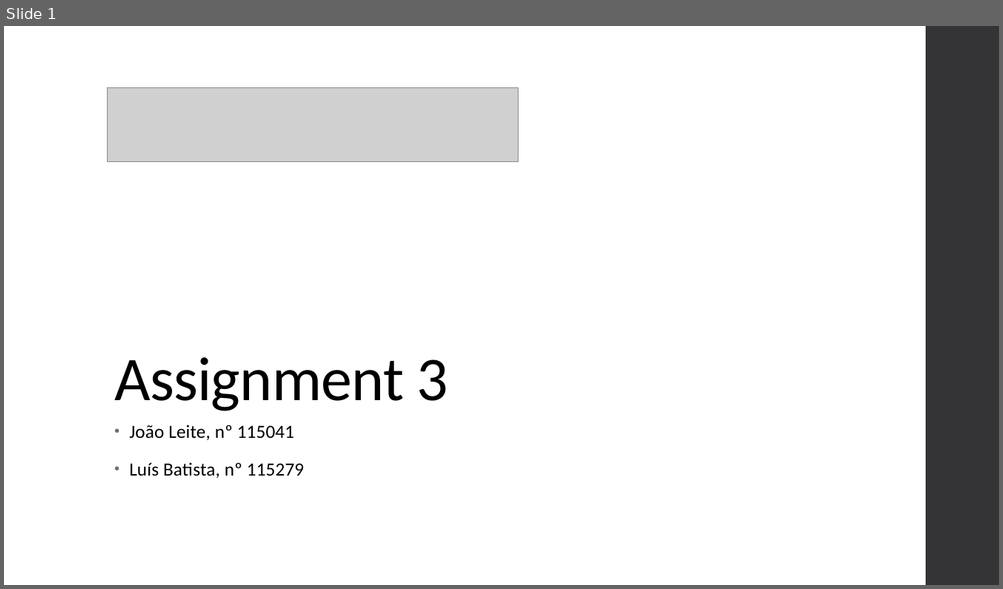
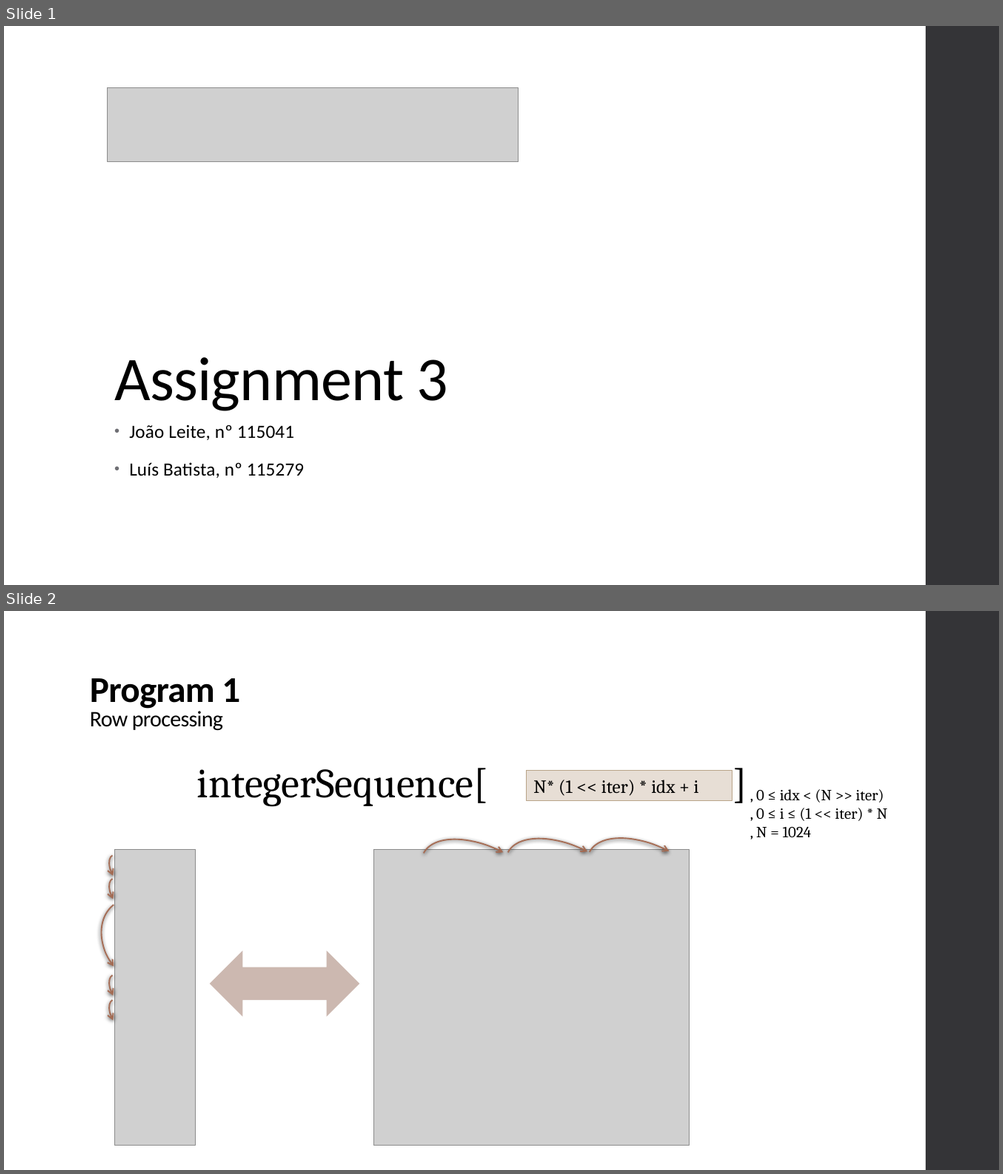
Before and after one commit to xL1fer/CLE_2022_2023, a slide deck: CLE3_T3G5/present.pptx. Shown one above the other, each under a label of ours: slide 1 before the commit, slides 1 and 2 after it. The pictures are 1003x589 and 1003x1174 pixels, drawn with LibreOffice and Linux fonts; fonts in the diff are those of the drawing; grey boxes stand for pictures. Boxes give left, top, right and bottom in pixels: in the first picture for what was removed or moved away, otherwise in the second. Text is boxed around its words. In the diff, an @@ line names an element or a change of style, - is before the commit and + after.

```diff
--- a/CLE3_T3G5/present.pptx
+++ b/CLE3_T3G5/present.pptx
@@ slide 2 added at box(4, 611, 999, 1170), background #FFFFFF; not listed: 1 template element that a slide beside it also shows @@
@@ text added at box(90, 678, 240, 730), 21.4 pt, text #000000 @@
+Program 1
+Row processing
@@ text added at box(725, 753, 754, 810), 40 pt, text #000000 @@
+]
@@ text added at box(197, 768, 488, 807), 40 pt, text #000000 @@
+integerSequence[
@@ rectangle added at box(526, 771, 731, 800), fill #E7DED5, outline #B9A489 0.75 pt, 18 pt, text #000000 @@
+N* (1 << iter) * idx + i
@@ text added at box(756, 789, 888, 837), 15 pt, text #000000 @@
+, 0 ≤ idx < (N >> iter)
+, 0 ≤ i ≤ (1 << iter) * N
+, N = 1024
@@ arc (boxed as its full ellipse) added at box(407, 820, 566, 951), outline #A66B52 1.35 pt @@
@@ arc (boxed as its full ellipse) added at box(490, 820, 650, 951), outline #A66B52 1.35 pt @@
@@ arc (boxed as its full ellipse) added at box(572, 819, 732, 950), outline #A66B52 1.35 pt @@
@@ arc (boxed as its full ellipse) added at box(105, 851, 139, 891), outline #A66B52 1.35 pt @@
@@ picture added at box(114, 850, 195, 1145) @@
@@ picture added at box(373, 850, 689, 1145) @@
@@ arc (boxed as its full ellipse) added at box(105, 874, 139, 914), outline #A66B52 1.35 pt @@
@@ arc (boxed as its full ellipse) added at box(83, 883, 203, 1006), outline #A66B52 1.35 pt @@
@@ left right arrow added at box(209, 951, 359, 1017), fill #9B7362 at 50% opacity @@
@@ arc (boxed as its full ellipse) added at box(105, 971, 139, 1011), outline #A66B52 1.35 pt @@
@@ arc (boxed as its full ellipse) added at box(105, 996, 139, 1037), outline #A66B52 1.35 pt @@
```
Also in this commit, not shown: 2 slides changed, 2 other slides added, 4 slides removed.
